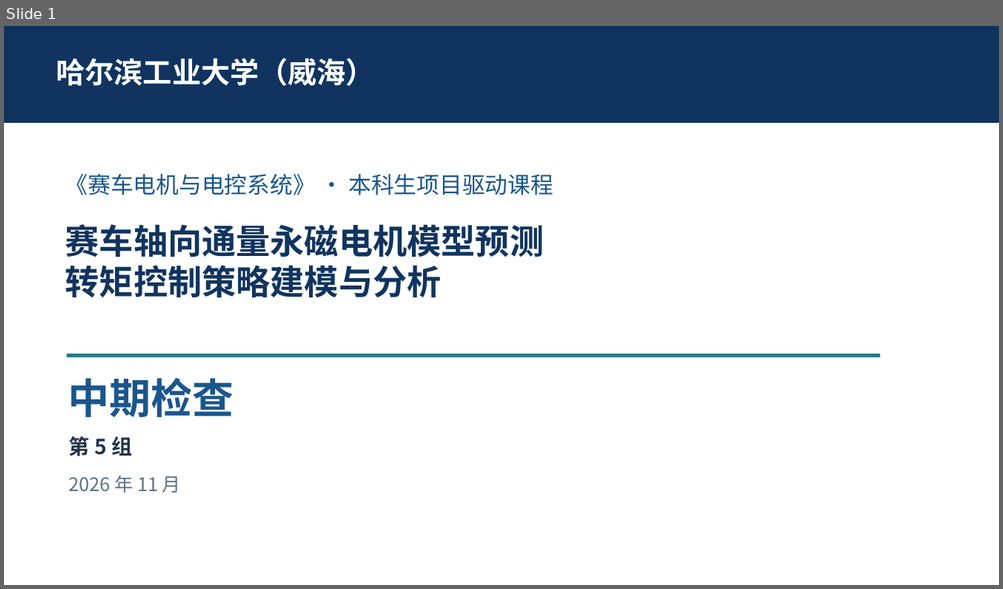
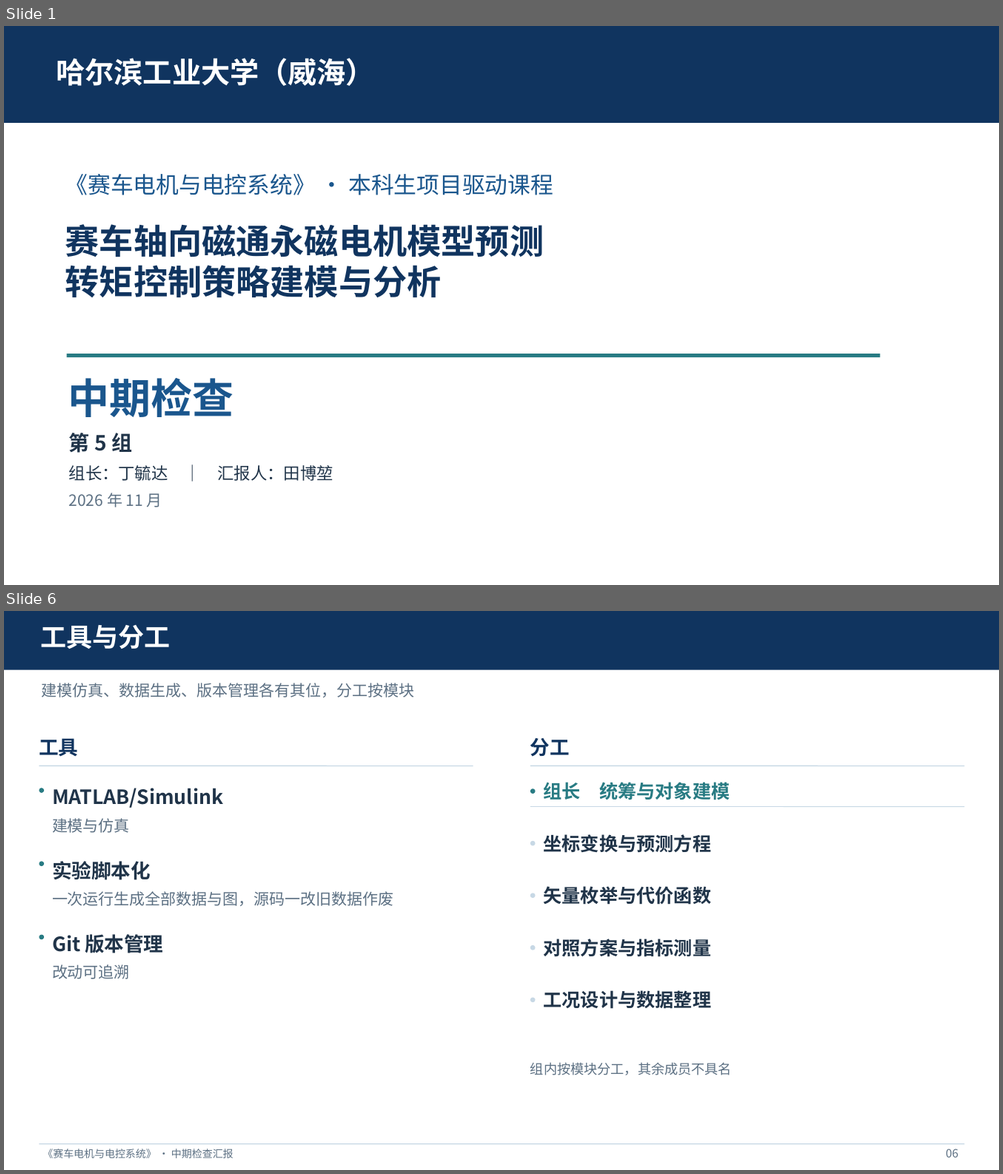
Before and after one commit to dydpop/afpm-mptc, a slide deck: docs/中期汇报_第5组.pptx. Shown one above the other, each under a label of ours: slide 1 before the commit, slides 1 and 6 after it; the slides between them are not shown. The pictures are 1003x589 and 1003x1174 pixels, drawn with LibreOffice and Linux fonts; fonts in the diff are those of the drawing. Boxes give left, top, right and bottom in pixels: in the first picture for what was removed or moved away, otherwise in the second. Text is boxed around its words. In the diff, an @@ line names an element or a change of style, - is before the commit and + after.

Commit message:
中期 PPT 重排为 8 页并重写讲稿：按'从题目找问题'的叙事
PPT：
- 封面修正错字（轴向通量→轴向磁通），补署名'组长：丁毓达｜汇报人：田博堃'
- 页序改为：封面 → 课题怎么拆（六阶段 20 步，含 3+3+2+4+3+5 校验）→ 现在停在哪（20 格进度条，15/16 之间标当前）→ 本阶段交出三件东西（参数表含来源列 + 模型截图 + 四标签）→ 成果怎么来的（对齐前后，14.7 倍/0.1% 放大）→ 工具与分工 → 这一阶段的收获（三层卡片）→ 下一步与请教
- 参数表增'来源'列；路线图每段补子步骤数；删与标题重复的副标题与图注

讲稿：
- 按开题讲稿的写法重写：题目→自己找问题→拆阶段→当前阶段→成果（是什么/怎么来/怎么用）→工具→价值→分工→下一步与请教
- 口播 895 字，约 4 分 04 秒；全程不报性能数字，仅保留 14.7 倍与 0.1% 作为可比性证据
- 备用问答扩至四条（为何没结果、模型可信、参数不准、进度）

```diff
--- a/docs/中期汇报_第5组.pptx
+++ b/docs/中期汇报_第5组.pptx
@@ slide 6 added at bbox=[4, 611, 999, 1170], background #FFFFFF @@
@@ rectangle added at bbox=[4, 611, 999, 670], fill #10345F @@
@@ text added at bbox=[40, 625, 170, 649], 25 pt, text #FFFFFF, bold @@
+工具与分工
@@ text added at bbox=[41, 683, 414, 698], 15 pt, text #5C7083 @@
+建模仿真、数据生成、版本管理各有其位，分工按模块
@@ text added at bbox=[39, 738, 78, 757], 19 pt, text #10345F, bold @@
+工具
@@ text added at bbox=[530, 738, 569, 757], 19 pt, text #10345F, bold @@
+分工
@@ line added from (39, 766) to (473, 766), #C7D8E5 1 pt @@
@@ ellipse added at bbox=[39, 788, 44, 793], fill #287B83 @@
@@ text added at bbox=[52, 788, 223, 808], 19 pt, text #203449, bold @@
+MATLAB/Simulink
@@ line added from (530, 766) to (965, 766), #C7D8E5 1 pt @@
@@ text added at bbox=[543, 782, 729, 800], 18 pt, text #287B83, bold @@
+组长 统筹与对象建模
@@ ellipse added at bbox=[530, 789, 535, 794], fill #287B83 @@
@@ line added from (530, 806) to (965, 806), #C7D8E5 0.63 pt @@
@@ text added at bbox=[52, 818, 130, 833], 15 pt, text #5C7083 @@
+建模与仿真
@@ ellipse added at bbox=[530, 841, 535, 846], fill #C7D8E5 @@
@@ text added at bbox=[543, 834, 711, 853], 18 pt, text #203449, bold @@
+坐标变换与预测方程
@@ ellipse added at bbox=[39, 862, 44, 867], fill #287B83 @@
@@ text added at bbox=[52, 861, 151, 880], 19 pt, text #203449, bold @@
+实验脚本化
@@ text added at bbox=[52, 891, 394, 906], 15 pt, text #5C7083 @@
+一次运行生成全部数据与图，源码一改旧数据作废
@@ ellipse added at bbox=[530, 893, 535, 898], fill #C7D8E5 @@
@@ text added at bbox=[543, 886, 711, 905], 18 pt, text #203449, bold @@
+矢量枚举与代价函数
@@ ellipse added at bbox=[39, 935, 44, 940], fill #287B83 @@
@@ text added at bbox=[52, 934, 163, 954], 19 pt, text #203449, bold @@
+Git 版本管理
@@ text added at bbox=[543, 939, 711, 957], 18 pt, text #203449, bold @@
+对照方案与指标测量
@@ text added at bbox=[52, 965, 130, 980], 15 pt, text #5C7083 @@
+改动可追溯
@@ ellipse added at bbox=[530, 945, 535, 951], fill #C7D8E5 @@
@@ ellipse added at bbox=[530, 997, 535, 1002], fill #C7D8E5 @@
@@ text added at bbox=[543, 991, 711, 1009], 18 pt, text #203449, bold @@
+工况设计与数据整理
@@ text added at bbox=[530, 1062, 731, 1076], 13 pt, text #5C7083 @@
+组内按模块分工，其余成员不具名
@@ line added from (39, 1145) to (965, 1145), #C7D8E5 1 pt @@
@@ text added at bbox=[42, 1149, 233, 1159], 10 pt, text #5C7083 @@
+《赛车电机与电控系统》 · 中期检查汇报
@@ text added at bbox=[945, 1149, 958, 1158], 11 pt, text #5C7083 @@
+06
@@ slide 1 changed as well @@
@@ text at bbox=[65, 224, 544, 257]: text changed @@
-赛车轴向通量永磁电机模型预测
+赛车轴向磁通永磁电机模型预测
@@ text "第 5 组": place and size @@
-text "第 5 组" at bbox=[69, 437, 132, 457]
+text "第 5 组" at bbox=[69, 433, 132, 453]
@@ text added at bbox=[69, 466, 333, 481], 16 pt, text #203449 @@
+组长：丁毓达 ｜ 汇报人：田博堃
@@ text "2026 年 11 月": place and size @@
-text "2026 年 11 月" at bbox=[69, 476, 181, 493]
+text "2026 年 11 月" at bbox=[69, 493, 162, 508]
@@ text "2026 年 11 月" at bbox=[69, 493, 162, 508]: size 18 to 15 pt @@
```
Also in this commit, not shown: 3 other slides changed, 3 other slides added, 2 slides removed, 1 other file.
